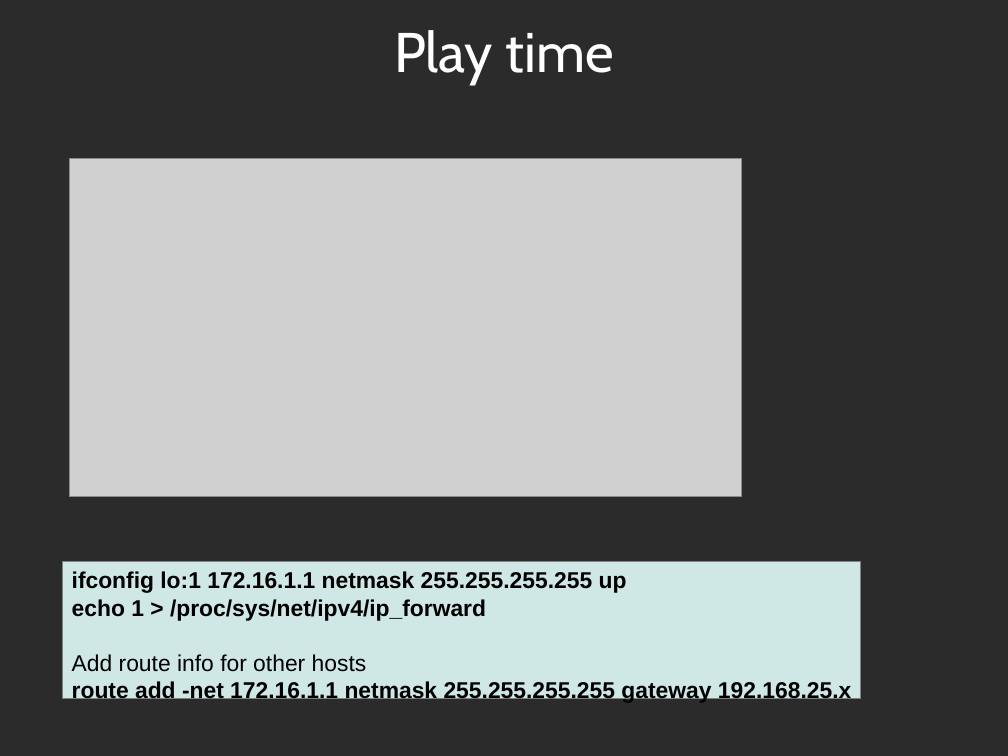
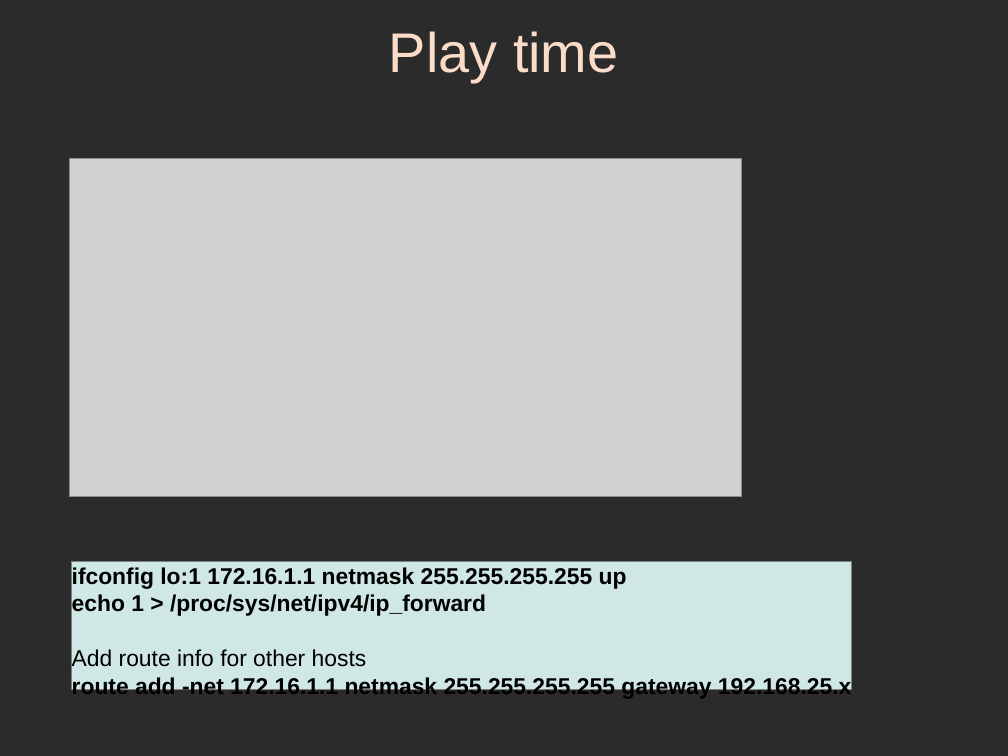
Before and after one commit to sphaero/workshops, a slide deck: slide 55 of Networking/presentation.odp (slide 49 before the commit). Drawn at 1008x756 pixels with LibreOffice and Linux fonts; fonts in the diff are those of the drawing; grey boxes stand for pictures; background and template pictures are left out; a plain dark background stands for a picture behind light text. Boxes give left, top, right and bottom in pixels: in the first picture for what was removed or moved away, otherwise in the second. Text is boxed around its words. In the diff, an @@ line names an element or a change of style, - is before the commit and + after.

```diff
--- a/Networking/presentation.odp
+++ b/Networking/presentation.odp
@@ title "Play time" at (389,31,618,82): font Cabin to Arial, text colour #FFFFFF to #FADCC8 @@
@@ rectangle "ifconfig lo:1 172.16.1.1 netmask 255.255.255.255 ...": place and size @@
-rectangle "ifconfig lo:1 172.16.1.1 netmask 255.255.255.255 ..." at (63,562,862,699)
+rectangle "ifconfig lo:1 172.16.1.1 netmask 255.255.255.255 ..." at (71,562,852,690)
```
Also in this commit, not shown: 51 other slides changed, 7 slides added, 1 slide removed.
